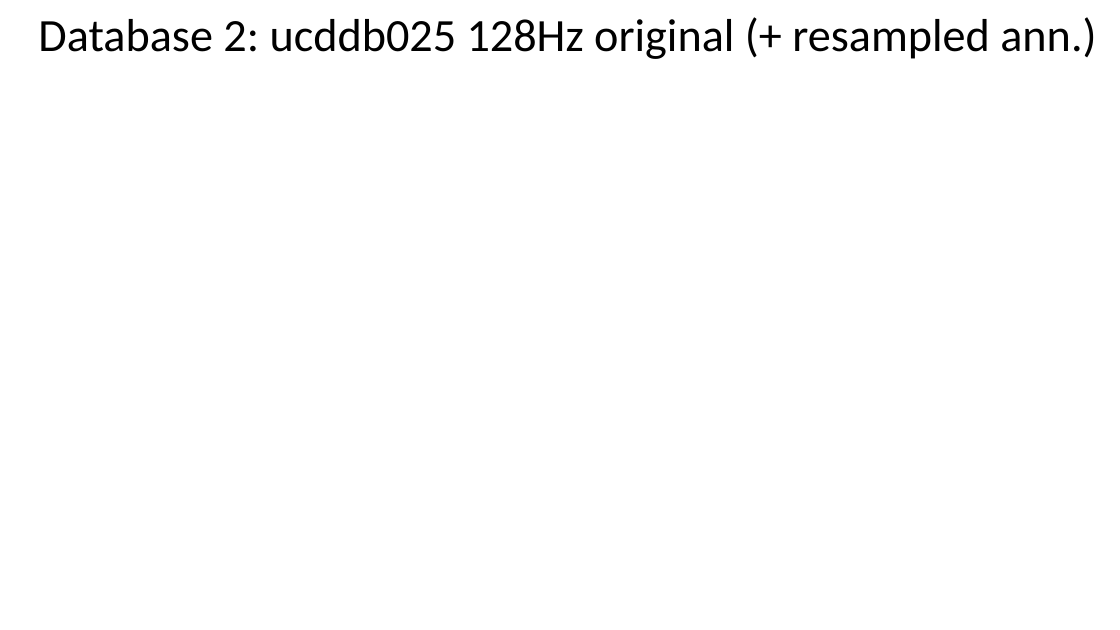
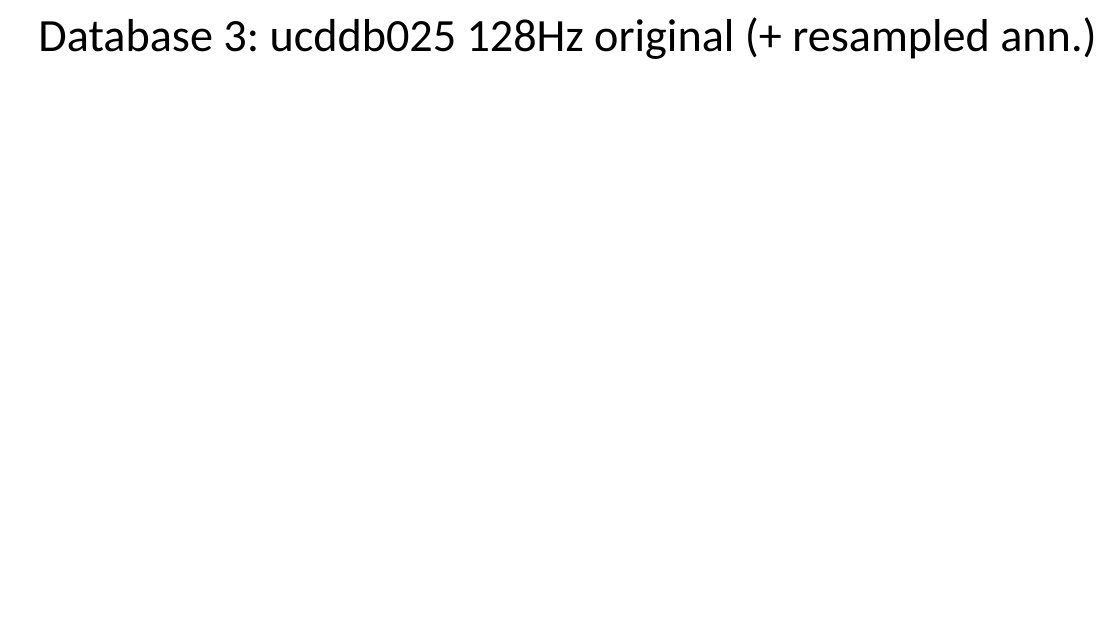
Before and after one commit to AntonioMarsella/github_ecg, a slide deck: slide 4 of db3_ucddb/Resampled/Detecting Sleep Apnea – Projet Period 2 - Resampling - SomeResults.pptx. Drawn at 1120x630 pixels with LibreOffice and Linux fonts; fonts in the diff are those of the drawing; background and template pictures are left out. Boxes give left, top, right and bottom in pixels: in the first picture for what was removed or moved away, otherwise in the second. Text is boxed around its words. In the diff, an @@ line names an element or a change of style, - is before the commit and + after.

Commit message:
typo: Database 2 -> Database 3
changed typo in powerpoint. I was talking about Database 3 not 2

```diff
--- a/db3_ucddb/Resampled/Detecting Sleep Apnea – Projet Period 2 - Resampling - SomeResults.pptx
+++ b/db3_ucddb/Resampled/Detecting Sleep Apnea – Projet Period 2 - Resampling - SomeResults.pptx
@@ title at (38,17,1096,59): text changed @@
-Database 2: ucddb025 128Hz original (+ resampled ann.)
+Database 3: ucddb025 128Hz original (+ resampled ann.)
```
Also in this commit, not shown: 5 other slides changed, 1 other file.
